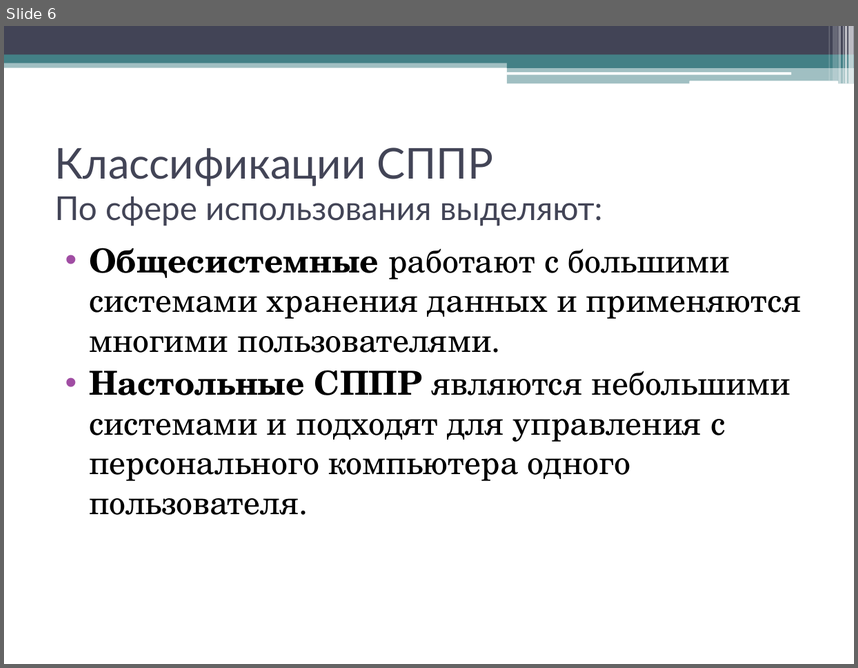
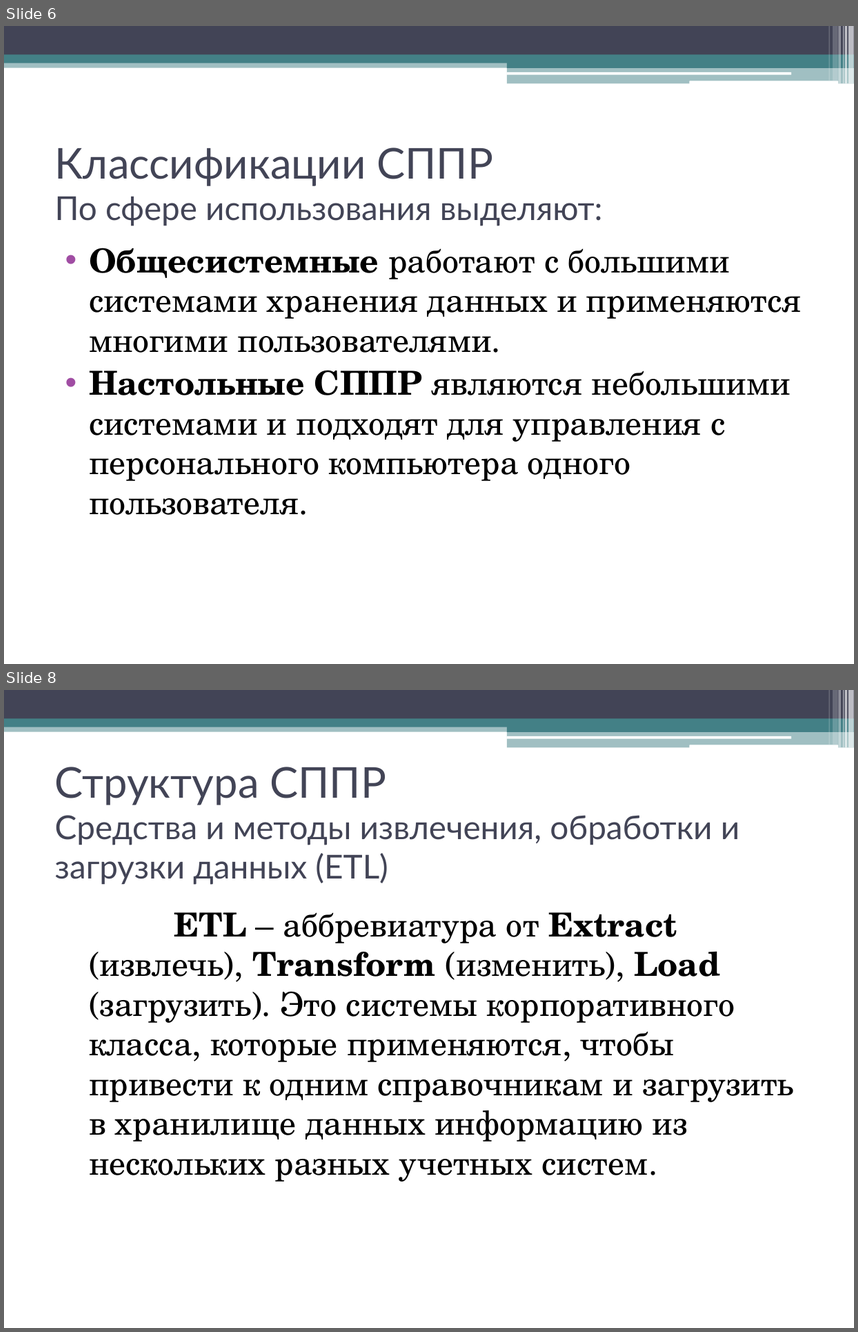
Before and after one commit to andreytemn/university, a slide deck: 5kurs/graf/Tem521PPRpresent.pptx. Shown one above the other, each under a label of ours: slide 6 before the commit, slides 6 and 8 after it; the slides between them are not shown. The pictures are 858x668 and 858x1332 pixels, drawn with LibreOffice and Linux fonts; fonts in the diff are those of the drawing. Boxes give left, top, right and bottom in pixels: in the first picture for what was removed or moved away, otherwise in the second. Text is boxed around its words. In the diff, an @@ line names an element or a change of style, - is before the commit and + after.

```diff
--- a/5kurs/graf/Tem521PPRpresent.pptx
+++ b/5kurs/graf/Tem521PPRpresent.pptx
@@ slide 8 added at (x1=4, y1=690, x2=854, y2=1328), background #FFFFFF; not listed: 13 template elements that a slide beside it also shows @@
@@ title added at (x1=55, y1=767, x2=740, y2=885), 27.9 pt, text #424456 @@
+Структура СППР
+Средства и методы извлечения, обработки и загрузки данных (ETL)
@@ text added at (x1=89, y1=912, x2=793, y2=1181), 28 pt, text #000000 @@
+ETL – аббревиатура от Extract (извлечь), Transform (изменить), Load (загрузить). Это системы корпоративного класса, которые применяются, чтобы привести к одним справочникам и загрузить в хранилище данных информацию из нескольких разных учетных систем.
```
Also in this commit, not shown: 13 other slides added, 1 slide removed, 3 other files.
